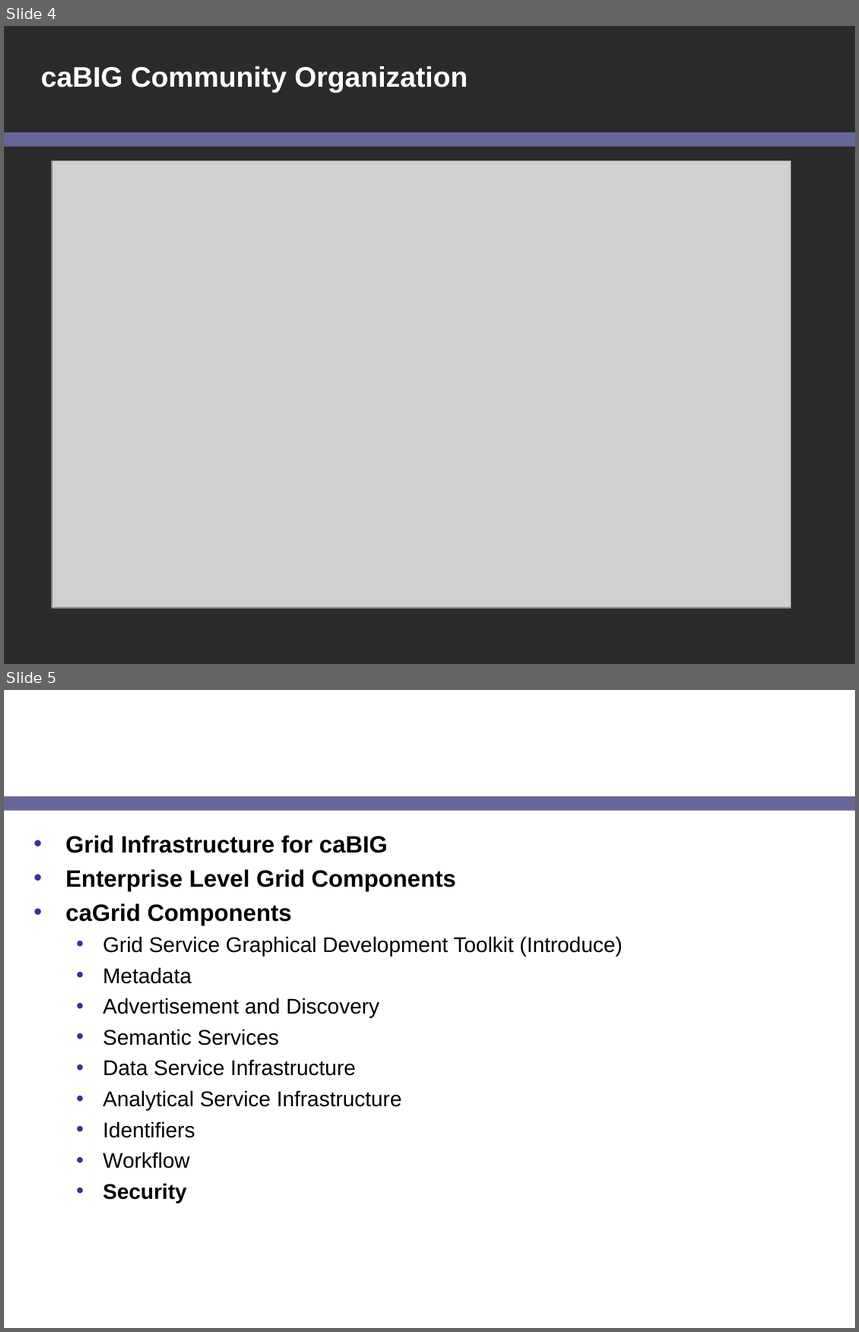
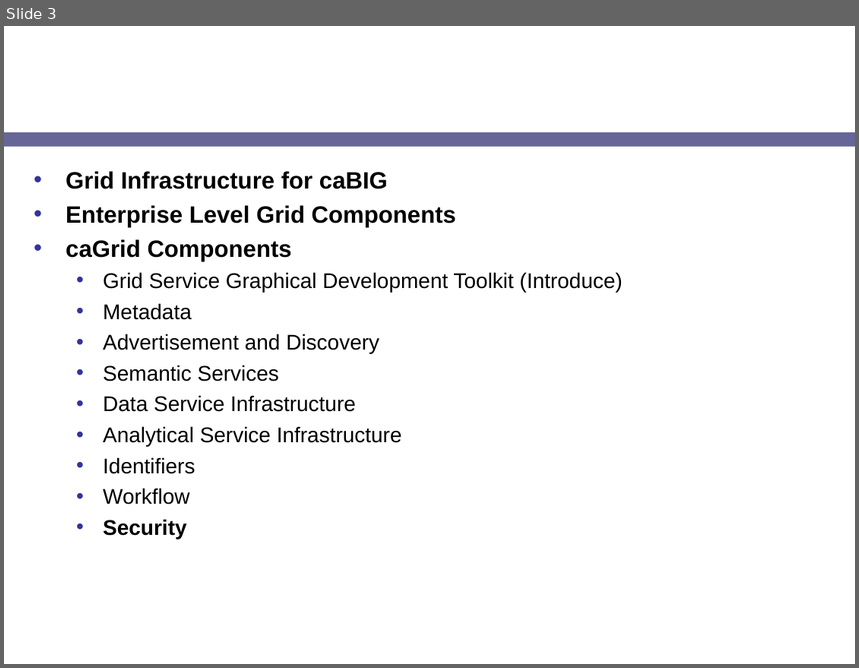
Before and after one commit to NCIP/cagrid-portal, a slide deck: cagrid-1-0/Documentation/presentations/security/gts/gts-pki-2007.ppt. Shown one above the other, each under a label of ours: slides 4 and 5 before the commit, slide 3 after it. The pictures are 859x1332 and 859x668 pixels, drawn with LibreOffice and Linux fonts; fonts in the diff are those of the drawing; grey boxes stand for pictures; background and template pictures are left out; a plain dark background stands for a picture behind light text. Boxes give left, top, right and bottom in pixels: in the first picture for what was removed or moved away, otherwise in the second. Text is boxed around its words. In the diff, an @@ line names an element or a change of style, - is before the commit and + after.

```diff
--- a/cagrid-1-0/Documentation/presentations/security/gts/gts-pki-2007.ppt
+++ b/cagrid-1-0/Documentation/presentations/security/gts/gts-pki-2007.ppt
@@ slide 4 removed at (4,26,855,664), background picture (left out); not listed: 1 template element that a slide beside it also shows @@
@@ title removed at (41,66,468,92) @@
-caBIG Community Organization
@@ picture removed at (52,161,791,608) @@
@@ what was slide 5 is now slide 3 @@
```
Also in this commit, not shown: 3 slides changed, 2 other slides removed, 2 other files.
